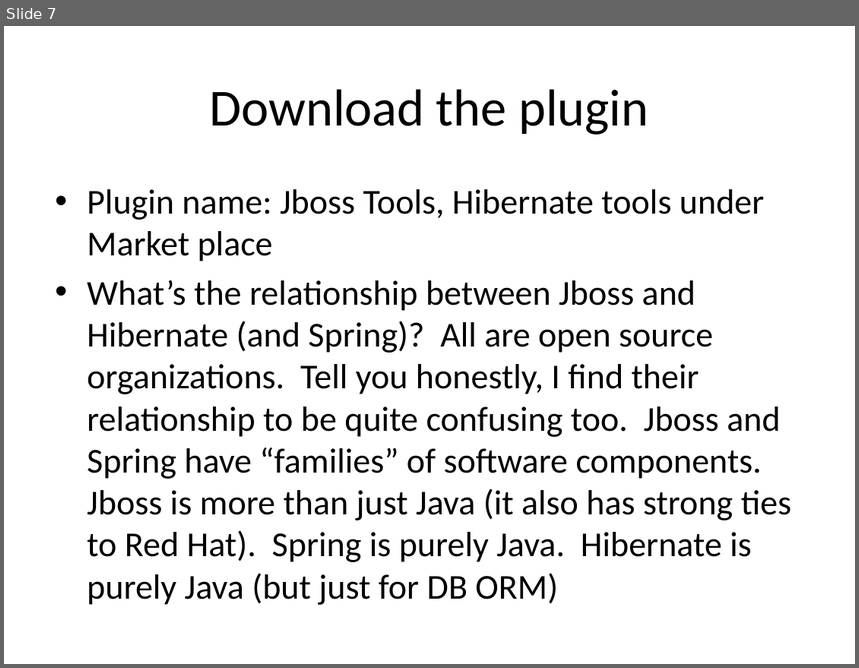
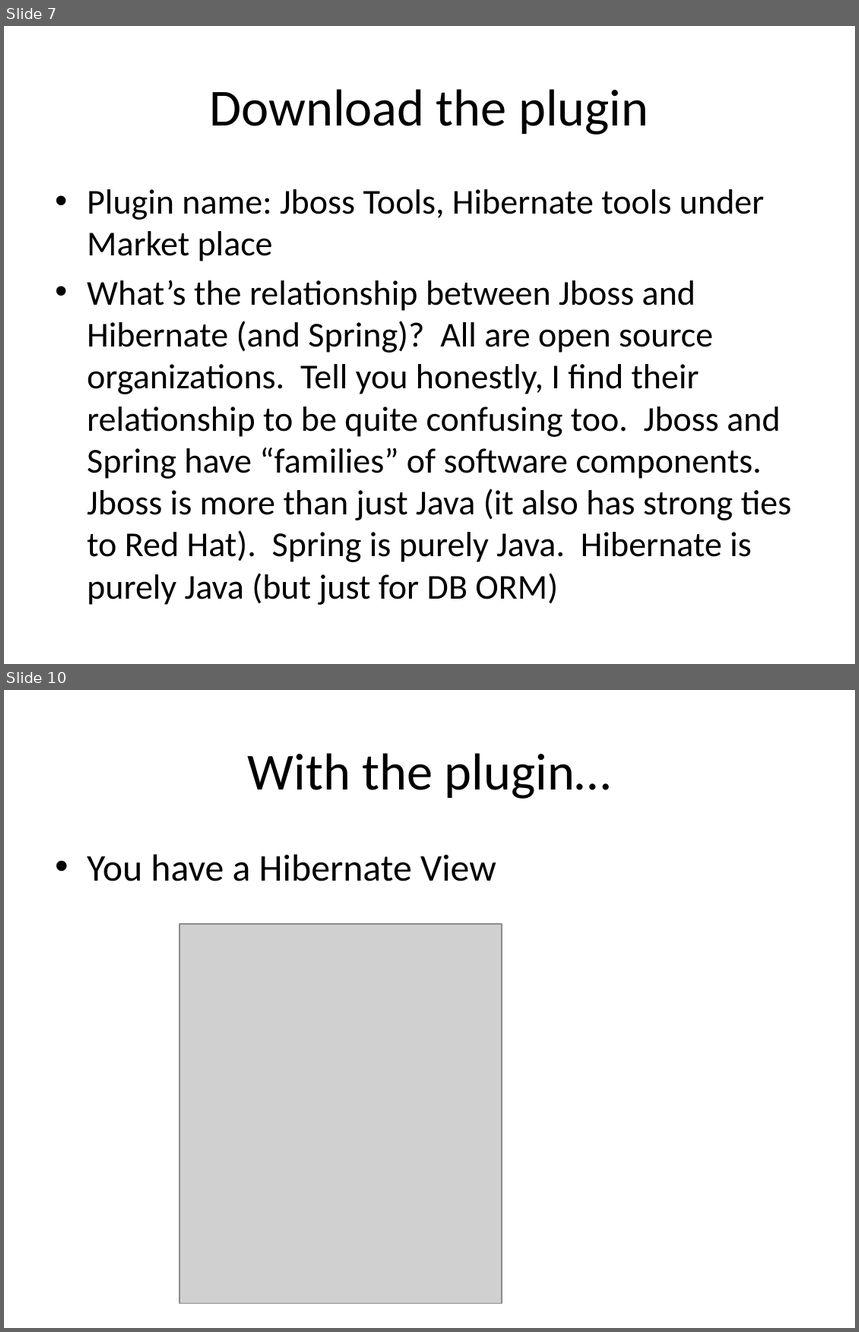
Before and after one commit to hchan/comp2613, a slide deck: ormRevEng.pptx. Shown one above the other, each under a label of ours: slide 7 before the commit, slides 7 and 10 after it; the slides between them are not shown. The pictures are 859x668 and 859x1332 pixels, drawn with LibreOffice and Linux fonts; fonts in the diff are those of the drawing; grey boxes stand for pictures. Boxes give left, top, right and bottom in pixels: in the first picture for what was removed or moved away, otherwise in the second. Text is boxed around its words. In the diff, an @@ line names an element or a change of style, - is before the commit and + after.

```diff
--- a/ormRevEng.pptx
+++ b/ormRevEng.pptx
@@ slide 10 added at bbox=[4, 690, 855, 1328], background #FFFFFF @@
@@ title added at bbox=[248, 753, 611, 799], 44 pt, text #000000 @@
+With the plugin…
@@ text added at bbox=[87, 854, 496, 882], 32 pt, text #000000 @@
+• You have a Hibernate View
@@ picture added at bbox=[180, 924, 502, 1304] @@
```
Also in this commit, not shown: 1 slide changed, 9 other slides added, 1 slide removed, 39 other files.
